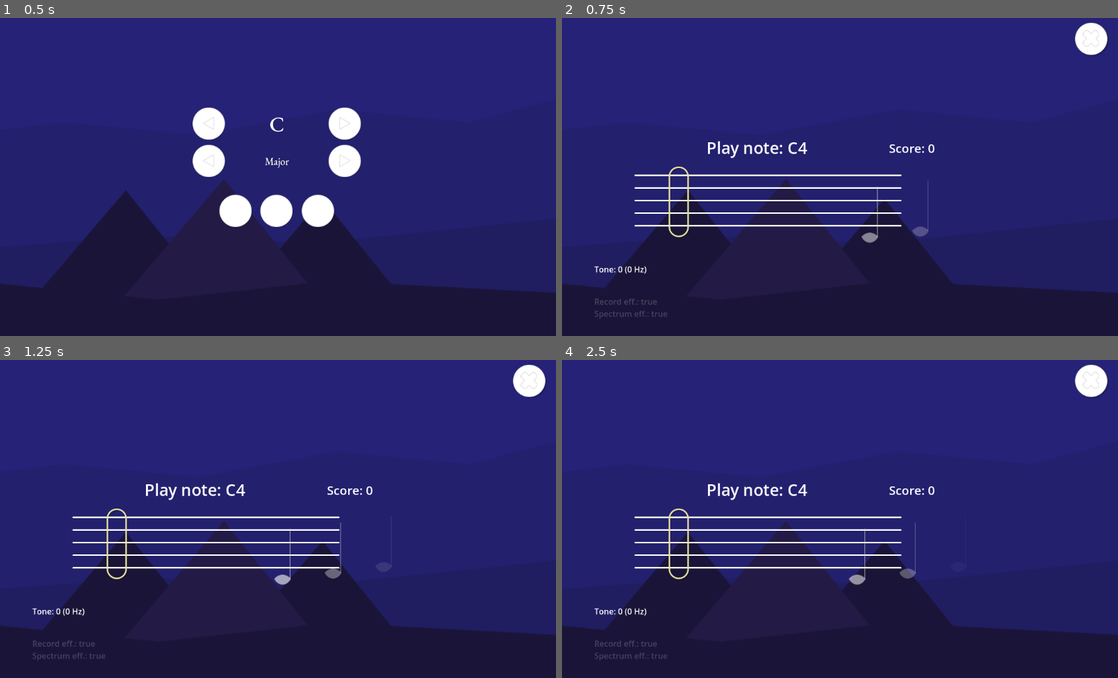
Above: before the commit, frames 1-4 (two rows, left to right).
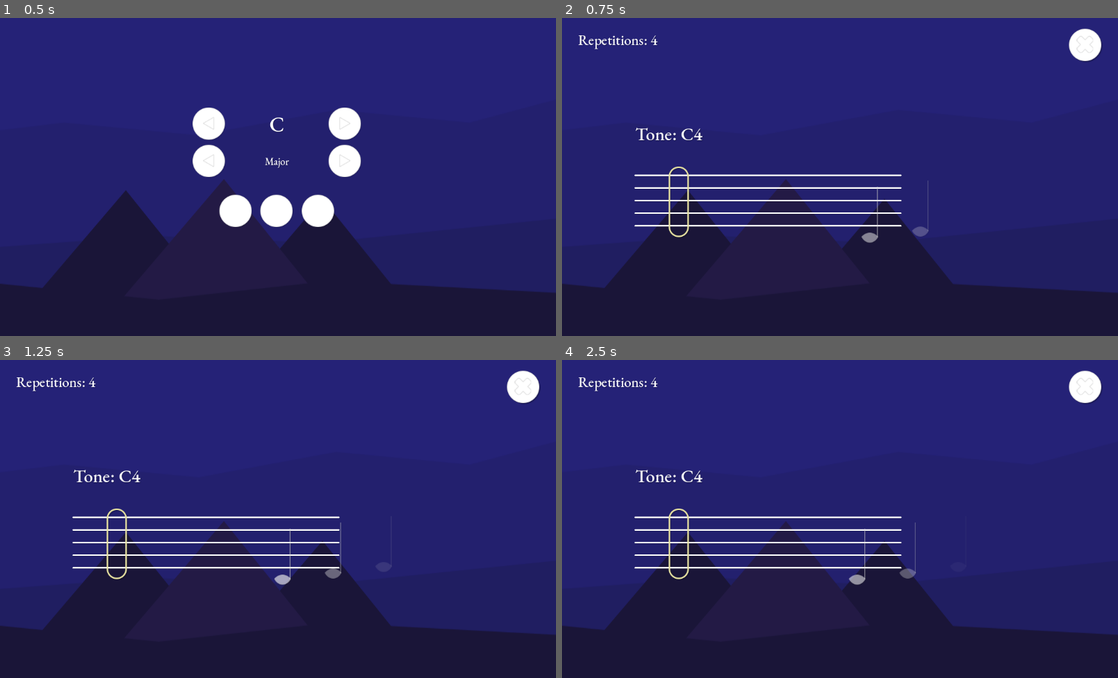
Above: after the commit, the same moments.

Repository: jw-xplore/TunnerScalePrototype
Game: Godot game, scene res://Game/Levels/Game.tscn
Two runs of this game, one before a commit and one after it. Both use one fixed random seed, a clock stepped at 60 frames per second and the inputs below. Sound files missing from this copy of the repository are replaced by a short silence.
Inputs (mouse positions are in pixels of both pictures, inside the frame that each line leads up to; where the layout moved, square brackets give the same spot in the first picture):
- Up to frame 1 (0.5 s): no input
- Up to frame 2 (0.75 s): click (795, 211) at 0.5 s
- Up to frame 3 (1.25 s): no input
- Up to frame 4 (2.5 s): click (1084, 388) [1090, 382] at 1.25 s; click (795, 553) at 2 s

Frame 1 is identical in both runs. In frame 2, 1.3% of the frame differs, in the area x 2-99%, y 1-95%; in frame 3, 1.3%; in frame 4, 1.3%.

Commit message:
Tweaked UI

Diff:
--- a/Game/Levels/TestLevel.tscn
+++ b/Game/Levels/TestLevel.tscn
@@ -1,24 +1,26 @@
-[gd_scene load_steps=9 format=3 uid="uid://da2mi25h7x2cu"]
+[gd_scene load_steps=10 format=3 uid="uid://da2mi25h7x2cu"]
 
 [ext_resource type="Script" uid="uid://t2wocd1wtyks" path="res://Game/Levels/ToneGame.gd" id="1_1yube"]
 [ext_resource type="Script" uid="uid://r3wuy457n38k" path="res://Game/Scripts/ToneRecognition.gd" id="1_c4aws"]
 [ext_resource type="AudioStream" uid="uid://dww8xs5yd537n" path="res://Game/Audio/Clicks/switch1.ogg" id="2_l3ppg"]
 [ext_resource type="Script" uid="uid://53moi3obviwh" path="res://Game/Scripts/ScalesManager.gd" id="4_2holh"]
+[ext_resource type="FontFile" uid="uid://cfgjxqr22llhe" path="res://Game/Font/EBGaramond-Medium.ttf" id="4_abuft"]
 [ext_resource type="PackedScene" uid="uid://dhksvttb8b00" path="res://Game/Scenes/UI/SimpleButton.tscn" id="5_c8ytr"]
 [ext_resource type="Texture2D" uid="uid://kyk8n7c058xu" path="res://Game/Sprites/UI/Icon_Cancel.png" id="6_n8a3h"]
 [ext_resource type="PackedScene" uid="uid://oce7o2nmo5cb" path="res://Game/Scenes/Sheets/SheetRenderer.tscn" id="9_abuft"]
 
 [sub_resource type="AudioStreamMicrophone" id="AudioStreamMicrophone_c4aws"]
 
-[node name="Level" type="Node2D" node_paths=PackedStringArray("metro", "tone_recognition", "scaleManager", "sheet_renderer", "lbl_current_tone", "lbl_score", "slider_bpm", "lbl_bpm", "itemlist_scale_key", "itemlist_scale_type")]
+[node name="Level" type="Node2D" node_paths=PackedStringArray("metro", "tone_recognition", "scaleManager", "sheet_renderer", "lbl_current_tone", "lbl_score", "lbl_repetitions", "slider_bpm", "lbl_bpm", "itemlist_scale_key", "itemlist_scale_type")]
 script = ExtResource("1_1yube")
 tones = Array[String](["C", "D", "E", "F", "G", "A", "B", "C", "C", "B", "A", "G", "F", "E", "D", "C"])
 metro = NodePath("Metronome")
 tone_recognition = NodePath("ToneRecognition")
 scaleManager = NodePath("ScalesManager")
 sheet_renderer = NodePath("NoteUI/SheetRenderer")
-lbl_current_tone = NodePath("NoteUI/ProgressionUI/LblToneToHit")
+lbl_current_tone = NodePath("NoteUI/LblToneToHit")
 lbl_score = NodePath("NoteUI/ProgressionUI/LblToneScore")
+lbl_repetitions = NodePath("NoteUI/LblRepetitions")
 slider_bpm = NodePath("NoteUI/SettingsUI/BPMSettings/BPMSlider")
 lbl_bpm = NodePath("NoteUI/SettingsUI/BPMSettings/BPMValue")
 itemlist_scale_key = NodePath("NoteUI/SettingsUI/ProgressionSettings/ScaleKeyList")
@@ -27,9 +29,9 @@
 
 [node name="ToneRecognition" type="Node" parent="." node_paths=PackedStringArray("lbl_tone", "lbl_record_exist", "lbl_spectrum_exist", "slider_vol_filter", "lbl_vol_filter")]
 script = ExtResource("1_c4aws")
-lbl_tone = NodePath("../NoteUI/LblTone")
-lbl_record_exist = NodePath("../NoteUI/LblRecordExist")
-lbl_spectrum_exist = NodePath("../NoteUI/LblSpectrumExist")
+lbl_tone = NodePath("../NoteUI/DebugUI/LblTone")
+lbl_record_exist = NodePath("../NoteUI/DebugUI/LblRecordExist")
+lbl_spectrum_exist = NodePath("../NoteUI/DebugUI/LblSpectrumExist")
 slider_vol_filter = NodePath("../NoteUI/SettingsUI/VolCutSettings/VolFilterSlider")
 lbl_vol_filter = NodePath("../NoteUI/SettingsUI/VolCutSettings/VolFilterValue")
 
@@ -38,43 +40,183 @@
 
 [node name="NoteUI" type="CanvasLayer" parent="."]
 
-[node name="LblTone" type="Label" parent="NoteUI"]
+[node name="DebugUI" type="Control" parent="NoteUI"]
+visible = false
+layout_mode = 3
+anchors_preset = 0
+offset_right = 40.0
+offset_bottom = 40.0
+
+[node name="LblTone" type="Label" parent="NoteUI/DebugUI"]
+layout_mode = 1
 anchors_preset = 2
 anchor_top = 1.0
 anchor_bottom = 1.0
 offset_left = 64.0
-offset_top = -144.0
+offset_top = 456.0
 offset_right = 111.0
-offset_bottom = -121.0
+offset_bottom = 479.0
 grow_vertical = 0
 text = "Tone: "
 vertical_alignment = 1
 
-[node name="LblRecordExist" type="Label" parent="NoteUI"]
+[node name="LblRecordExist" type="Label" parent="NoteUI/DebugUI"]
 modulate = Color(1, 1, 1, 0.196078)
+layout_mode = 1
 anchors_preset = 2
 anchor_top = 1.0
 anchor_bottom = 1.0
 offset_left = 64.0
-offset_top = -80.0
-offset_right = 104.0
-offset_bottom = -57.0
+offset_top = 520.0
+offset_right = 104.0
+offset_bottom = 543.0
 grow_vertical = 0
 text = "Rec"
 vertical_alignment = 1
 
-[node name="LblSpectrumExist" type="Label" parent="NoteUI"]
+[node name="LblSpectrumExist" type="Label" parent="NoteUI/DebugUI"]
 modulate = Color(1, 1, 1, 0.196078)
+layout_mode = 1
 anchors_preset = 2
 anchor_top = 1.0
 anchor_bottom = 1.0
 offset_left = 64.0
-offset_top = -56.0
+offset_top = 544.0
 offset_right = 107.0
-offset_bottom = -33.0
+offset_bottom = 567.0
 grow_vertical = 0
 text = "Spect"
 vertical_alignment = 1
+
+[node name="SettingsUI" type="Control" parent="NoteUI"]
+visible = false
+layout_mode = 3
+anchors_preset = 0
+offset_right = 40.0
+offset_bottom = 40.0
+
+[node name="VolCutSettings" type="Control" parent="NoteUI/SettingsUI"]
+anchors_preset = 0
+offset_left = 64.0
+offset_top = 64.0
+offset_right = 104.0
+offset_bottom = 104.0
+
+[node name="Label" type="Label" parent="NoteUI/SettingsUI/VolCutSettings"]
+layout_mode = 0
+offset_top = -4.0
+offset_right = 40.0
+offset_bottom = 19.0
+text = "Filter vol:"
+vertical_alignment = 1
+
+[node name="VolFilterSlider" type="HSlider" parent="NoteUI/SettingsUI/VolCutSettings"]
+layout_mode = 0
+offset_left = 66.0
+offset_right = 375.0
+offset_bottom = 16.0
+max_value = 0.5
+step = 0.01
+
+[node name="VolFilterValue" type="Label" parent="NoteUI/SettingsUI/VolCutSettings"]
+layout_mode = 0
+offset_left = 393.0
+offset_top = -4.0
+offset_right = 433.0
+offset_bottom = 19.0
+text = "0.0"
+vertical_alignment = 1
+
+[node name="BPMSettings" type="Control" parent="NoteUI/SettingsUI"]
+anchors_preset = 0
+offset_left = 64.0
+offset_top = 112.0
+offset_right = 104.0
+offset_bottom = 152.0
+
+[node name="Label" type="Label" parent="NoteUI/SettingsUI/BPMSettings"]
+layout_mode = 0
+offset_top = -4.0
+offset_right = 40.0
+offset_bottom = 19.0
+text = "BPM:"
+vertical_alignment = 1
+
+[node name="BPMSlider" type="HSlider" parent="NoteUI/SettingsUI/BPMSettings"]
+layout_mode = 0
+offset_left = 66.0
+offset_right = 375.0
+offset_bottom = 16.0
+min_value = 40.0
+max_value = 200.0
+step = 5.0
+value = 40.0
+
+[node name="BPMValue" type="Label" parent="NoteUI/SettingsUI/BPMSettings"]
+layout_mode = 0
+offset_left = 393.0
+offset_top = -4.0
+offset_right = 433.0
+offset_bottom = 19.0
+text = "100"
+vertical_alignment = 1
+
+[node name="PlaySettings" type="Control" parent="NoteUI/SettingsUI"]
+anchors_preset = 0
+offset_left = 64.0
+offset_top = 166.0
+offset_right = 104.0
+offset_bottom = 206.0
+
+[node name="Label" type="Label" parent="NoteUI/SettingsUI/PlaySettings"]
+layout_mode = 0
+offset_top = -4.0
+offset_right = 40.0
+offset_bottom = 19.0
+text = "Play:"
+vertical_alignment = 1
+
+[node name="PlayButton" type="CheckButton" parent="NoteUI/SettingsUI/PlaySettings"]
+layout_mode = 0
+offset_left = 59.0
+offset_top = -4.0
+offset_right = 103.0
+offset_bottom = 20.0
+
+[node name="ProgressionSettings" type="Control" parent="NoteUI/SettingsUI"]
+anchors_preset = 0
+offset_left = 64.0
+offset_top = 215.0
+offset_right = 104.0
+offset_bottom = 255.0
+
+[node name="Label" type="Label" parent="NoteUI/SettingsUI/ProgressionSettings"]
+layout_mode = 0
+offset_top = -4.0
+offset_right = 40.0
+offset_bottom = 19.0
+text = "Scale:"
+vertical_alignment = 1
+
+[node name="ScaleKeyList" type="ItemList" parent="NoteUI/SettingsUI/ProgressionSettings"]
+layout_mode = 0
+offset_left = 67.0
+offset_top = -4.0
+offset_right = 144.0
+offset_bottom = 41.0
+item_count = 2
+item_0/text = "c"
+item_1/text = "c#"
+
+[node name="ScaleTypeList" type="ItemList" parent="NoteUI/SettingsUI/ProgressionSettings"]
+layout_mode = 0
+offset_left = 152.0
+offset_top = -4.0
+offset_right = 320.0
+offset_bottom = 40.0
+item_count = 2
+item_0/text = "c"
+item_1/text = "c#"
 
 [node name="ProgressionUI" type="Control" parent="NoteUI"]
 layout_mode = 3
@@ -90,24 +232,8 @@
 grow_horizontal = 2
 grow_vertical = 2
 
-[node name="LblToneToHit" type="Label" parent="NoteUI/ProgressionUI"]
-layout_mode = 1
-anchors_preset = 8
-anchor_left = 0.5
-anchor_top = 0.5
-anchor_right = 0.5
-anchor_bottom = 0.5
-offset_left = -160.0
-offset_top = -76.0
-offset_right = -67.0
-offset_bottom = -31.0
-grow_horizontal = 2
-grow_vertical = 2
-theme_override_font_sizes/font_size = 32
-text = "Tone: "
-horizontal_alignment = 1
-
 [node name="LblToneScore" type="Label" parent="NoteUI/ProgressionUI"]
+visible = false
 layout_mode = 1
 anchors_preset = 8
 anchor_left = 0.5
@@ -124,135 +250,30 @@
 text = "Score: "
 horizontal_alignment = 1
 
-[node name="SettingsUI" type="Control" parent="NoteUI"]
-visible = false
-layout_mode = 3
-anchors_preset = 0
-offset_right = 40.0
-offset_bottom = 40.0
-
-[node name="VolCutSettings" type="Control" parent="NoteUI/SettingsUI"]
-anchors_preset = 0
-offset_left = 64.0
-offset_top = 64.0
-offset_right = 104.0
-offset_bottom = 104.0
-
-[node name="Label" type="Label" parent="NoteUI/SettingsUI/VolCutSettings"]
-layout_mode = 0
-offset_top = -4.0
-offset_right = 40.0
-offset_bottom = 19.0
-text = "Filter vol:"
-vertical_alignment = 1
-
-[node name="VolFilterSlider" type="HSlider" parent="NoteUI/SettingsUI/VolCutSettings"]
-layout_mode = 0
-offset_left = 66.0
-offset_right = 375.0
-offset_bottom = 16.0
-max_value = 0.5
-step = 0.01
-
-[node name="VolFilterValue" type="Label" parent="NoteUI/SettingsUI/VolCutSettings"]
-layout_mode = 0
-offset_left = 393.0
-offset_top = -4.0
-offset_right = 433.0
-offset_bottom = 19.0
-text = "0.0"
-vertical_alignment = 1
-
-[node name="BPMSettings" type="Control" parent="NoteUI/SettingsUI"]
-anchors_preset = 0
-offset_left = 64.0
-offset_top = 112.0
-offset_right = 104.0
-offset_bottom = 152.0
-
-[node name="Label" type="Label" parent="NoteUI/SettingsUI/BPMSettings"]
-layout_mode = 0
-offset_top = -4.0
-offset_right = 40.0
-offset_bottom = 19.0
-text = "BPM:"
-vertical_alignment = 1
-
-[node name="BPMSlider" type="HSlider" parent="NoteUI/SettingsUI/BPMSettings"]
-layout_mode = 0
-offset_left = 66.0
-offset_right = 375.0
-offset_bottom = 16.0
-min_value = 40.0
-max_value = 200.0
-step = 5.0
-value = 40.0
-
-[node name="BPMValue" type="Label" parent="NoteUI/SettingsUI/BPMSettings"]
-layout_mode = 0
-offset_left = 393.0
-offset_top = -4.0
-offset_right = 433.0
-offset_bottom = 19.0
-text = "100"
-vertical_alignment = 1
-
-[node name="PlaySettings" type="Control" parent="NoteUI/SettingsUI"]
-anchors_preset = 0
-offset_left = 64.0
-offset_top = 166.0
-offset_right = 104.0
-offset_bottom = 206.0
-
-[node name="Label" type="Label" parent="NoteUI/SettingsUI/PlaySettings"]
-layout_mode = 0
-offset_top = -4.0
-offset_right = 40.0
-offset_bottom = 19.0
-text = "Play:"
-vertical_alignment = 1
-
-[node name="PlayButton" type="CheckButton" parent="NoteUI/SettingsUI/PlaySettings"]
-layout_mode = 0
-offset_left = 59.0
-offset_top = -4.0
-offset_right = 103.0
-offset_bottom = 20.0
-
-[node name="ProgressionSettings" type="Control" parent="NoteUI/SettingsUI"]
-anchors_preset = 0
-offset_left = 64.0
-offset_top = 215.0
-offset_right = 104.0
-offset_bottom = 255.0
-
-[node name="Label" type="Label" parent="NoteUI/SettingsUI/ProgressionSettings"]
-layout_mode = 0
-offset_top = -4.0
-offset_right = 40.0
-offset_bottom = 19.0
-text = "Scale:"
-vertical_alignment = 1
-
-[node name="ScaleKeyList" type="ItemList" parent="NoteUI/SettingsUI/ProgressionSettings"]
-layout_mode = 0
-offset_left = 67.0
-offset_top = -4.0
-offset_right = 144.0
-offset_bottom = 41.0
-item_count = 2
-item_0/text = "c"
-item_1/text = "c#"
-
-[node name="ScaleTypeList" type="ItemList" parent="NoteUI/SettingsUI/ProgressionSettings"]
-layout_mode = 0
-offset_left = 152.0
-offset_top = -4.0
-offset_right = 320.0
-offset_bottom = 40.0
-item_count = 2
-item_0/text = "c"
-item_1/text = "c#"
+[node name="LblToneToHit" type="Label" parent="NoteUI"]
+anchors_preset = 4
+anchor_top = 0.5
+anchor_bottom = 0.5
+offset_left = 145.0
+offset_top = -105.0
+offset_right = 238.0
+offset_bottom = -57.0
+grow_vertical = 2
+theme_override_colors/font_shadow_color = Color(0, 0, 0, 0.196078)
+theme_override_fonts/font = ExtResource("4_abuft")
+theme_override_font_sizes/font_size = 36
+text = "Tone: "
+
+[node name="LblRepetitions" type="Label" parent="NoteUI"]
+offset_left = 32.0
+offset_top = 32.0
+offset_right = 232.0
+offset_bottom = 75.0
+theme_override_colors/font_shadow_color = Color(0, 0, 0, 0.196078)
+theme_override_fonts/font = ExtResource("4_abuft")
+theme_override_font_sizes/font_size = 28
+text = "Repetitions: "
+vertical_alignment = 1
 
 [node name="SheetRenderer" parent="NoteUI" node_paths=PackedStringArray("tone_game") instance=ExtResource("9_abuft")]
 offset_left = 131.0
@@ -262,14 +283,14 @@
 tone_game = NodePath("../..")
 new_sequence_position = 600.0
 
-[node name="SimpleButton" parent="NoteUI" instance=ExtResource("5_c8ytr")]
+[node name="BtnCancel" parent="NoteUI" instance=ExtResource("5_c8ytr")]
 anchors_preset = 1
 anchor_left = 1.0
 anchor_right = 1.0
-offset_left = -84.0
-offset_top = 20.0
-offset_right = -20.0
-offset_bottom = 84.0
+offset_left = -96.0
+offset_top = 32.0
+offset_right = -32.0
+offset_bottom = 96.0
 grow_horizontal = 0
 icon_texture = ExtResource("6_n8a3h")
 
@@ -288,4 +309,4 @@
 [connection signal="value_changed" from="NoteUI/SettingsUI/BPMSettings/BPMSlider" to="." method="_on_bpm_slider_value_changed"]
 [connection signal="item_selected" from="NoteUI/SettingsUI/ProgressionSettings/ScaleKeyList" to="." method="_on_scale_key_list_item_selected"]
 [connection signal="item_selected" from="NoteUI/SettingsUI/ProgressionSettings/ScaleTypeList" to="." method="_on_scale_type_list_item_selected"]
-[connection signal="button_down" from="NoteUI/SimpleButton" to="." method="_on_simple_button_button_down"]
+[connection signal="button_down" from="NoteUI/BtnCancel" to="." method="_on_simple_button_button_down"]
--- a/Game/Levels/ToneGame.gd
+++ b/Game/Levels/ToneGame.gd
@@ -18,6 +18,7 @@
 # UI
 @export var lbl_current_tone: Label
 @export var lbl_score: Label
+@export var lbl_repetitions: Label
 @export var slider_bpm: Slider
 @export var lbl_bpm: Label
 @export var itemlist_scale_key: ItemList
@@ -31,7 +32,8 @@
 var score = 0
 var finished_times: int = 0
 var furtest_progression: int = 0
-var total_progression: int = 0
+var target_progression: int = 0
+var reps_to_do: int = 0
 
 var has_failed = false
 var run_metro = true
@@ -77,7 +79,7 @@
 	#var time = metro.get_playback_position() + AudioServer.get_time_since_last_mix()
 	#time -= AudioServer.get_output_latency()
 	sheet_renderer.move_notes(delta)
-	if sheet_renderer.can_create_new_sequence():
+	if sheet_renderer.can_create_new_sequence() and reps_to_do > 1:
 		sheet_renderer.create_sequece(tones)
 
 	if run_metro:
@@ -86,8 +88,8 @@
 
 	# Update sunrise image
 	if sunriseImage != null:
-		var prog: float = float(furtest_progression) / 8.0
-		sunriseImage.set_progress(prog)
+		var prog: float = float(furtest_progression) / float(target_progression)
+		sunriseImage.set_progress(prog * sunriseImage.stages)
 
 # Custom audio
 
@@ -140,7 +142,13 @@
 				last_note_hit = -1
 
 				finished_times += 1
+				reps_to_do -= 1
 				on_scale_finished.emit()
+
+				# All finished - win
+				# TODO: Saving of success
+				if reps_to_do <= 0:
+					game_manager.activate_menu(true)
 
 		else:
 			# Restart if failed
@@ -161,14 +169,17 @@
 	beats_passed = 0
 
 func progression_ui():
-	lbl_current_tone.text = "Play note: " + tones[current_pos]
+	lbl_current_tone.text = "Tone: " + tones[current_pos]
+	lbl_repetitions.text = "Repetitions: " + str(reps_to_do)
 	lbl_score.text = "Score: " + str(score)
 
 	# Show success color
+	"""
 	if current_pos == last_note_hit:
 		lbl_current_tone.modulate = Color.LIME_GREEN
 	else:
 		lbl_current_tone.modulate = Color.WHITE
+	"""
 
 # Character callback
 func on_character_reach_target():
@@ -185,25 +196,26 @@
 func _on_scale_key_list_item_selected(index: int) -> void:
 	var type: ScalesManager.EScaleTypes = itemlist_scale_type.get_selected_items()[0]
 	tones = scaleManager.generate_scale(itemlist_scale_key.get_item_text(index) , ScalesManager.EScaleTypes.Major)
-
+	add_reversed()
+
+func _on_scale_type_list_item_selected(index: int) -> void:
+	var key: String = itemlist_scale_key.get_item_text(itemlist_scale_key.get_selected_items()[0])
+	tones = scaleManager.generate_scale(key, index)
+	add_reversed()
+
+func add_reversed():
+	# Add down scale
 	var reversed = []
 	reversed.append_array(tones)
 	reversed.reverse()
+	# Cut Key notes from reversed
+	reversed.remove_at(reversed.size() - 1)
+	reversed.remove_at(0)
+
 	tones.append_array(reversed)
 	sheet_renderer.clear_sheet()
 	sheet_renderer.create_sequece(tones)
 	print("Current scale: " + str(tones))
 
-func _on_scale_type_list_item_selected(index: int) -> void:
-	var key: String = itemlist_scale_key.get_item_text(itemlist_scale_key.get_selected_items()[0])
-	tones = scaleManager.generate_scale(key, index)
-
-	var reversed = []
-	reversed.append_array(tones)
-	reversed.reverse()
-	tones.append_array(reversed)
-	sheet_renderer.create_sequece(tones)
-
-
 func _on_simple_button_button_down() -> void:
 	game_manager.activate_menu(true)
--- a/Game/Scripts/Play/SunriseImage.gd
+++ b/Game/Scripts/Play/SunriseImage.gd
@@ -1,6 +1,7 @@
 extends Node2D
 class_name SunriseImage
 
+@export var stages = 6
 @export var change_speed: float = 1
 @export var progress: float = 0
 @export var sun_progress: float = 25
--- a/Game/Scripts/System/GameManager.gd
+++ b/Game/Scripts/System/GameManager.gd
@@ -30,8 +30,9 @@
 
 func setup_game(bpm: int, repetitions: int, key: int, type: int):
 	tone_game.slider_bpm.value = bpm
-	var reps = MusicConstants.PROGRESSIONS[type].size() * repetitions
-	tone_game.total_progression = reps * 2
+	var reps = (MusicConstants.PROGRESSIONS[type].size() * 2 -2) * repetitions
+	tone_game.target_progression = reps
+	tone_game.reps_to_do = repetitions
 
 	tone_game.itemlist_scale_key.select(key)
 	tone_game.itemlist_scale_type.select(type)
